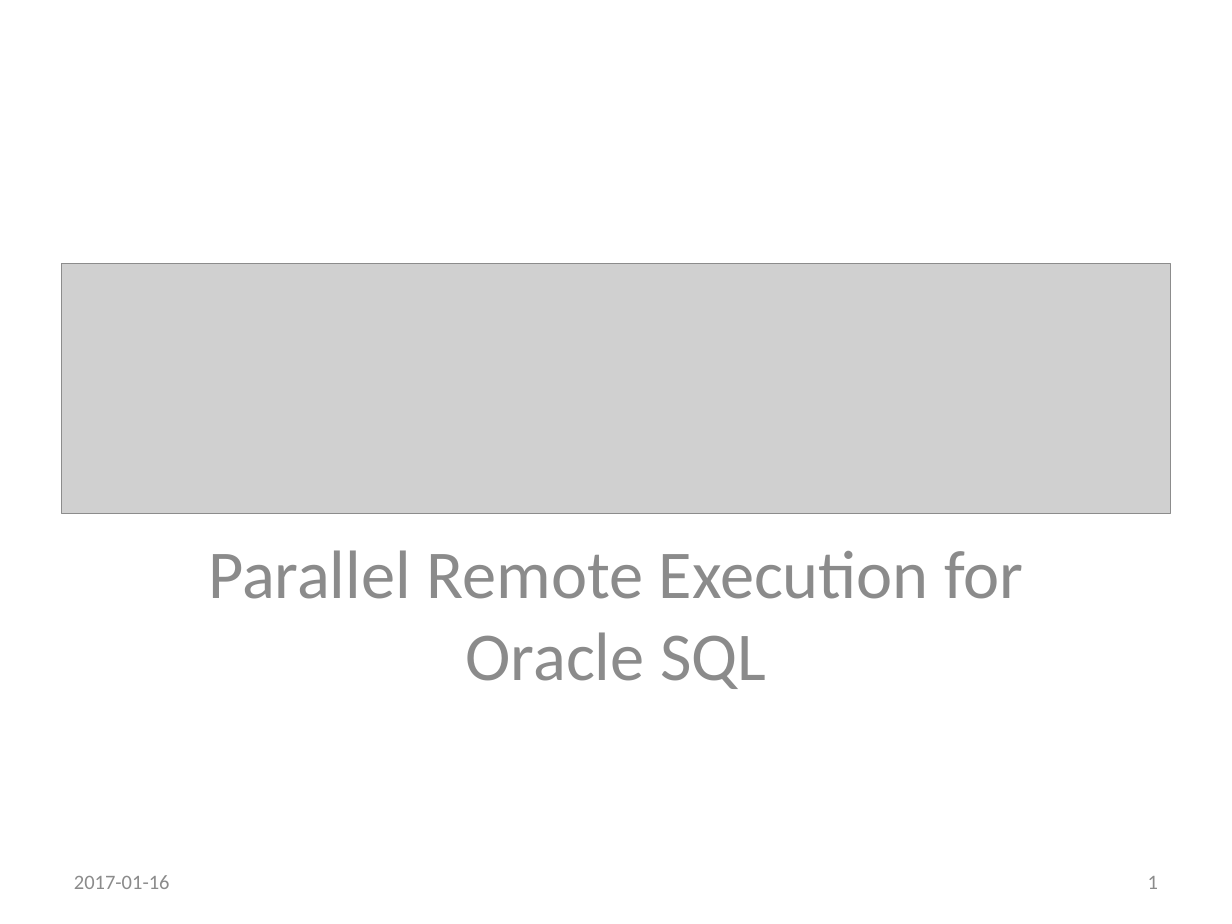
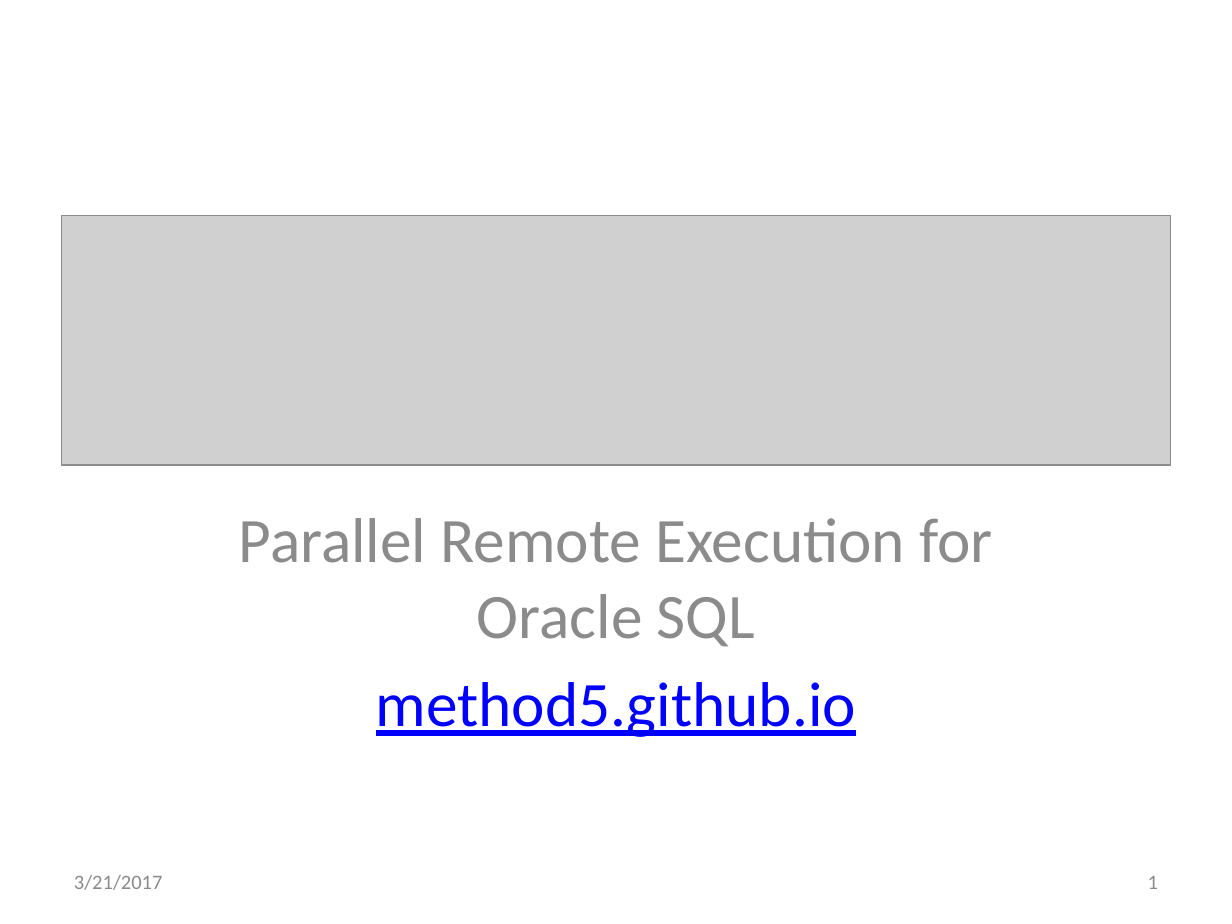
Before and after one commit to method5/method5.github.io, a slide deck: slide 1 of presentations/Method5.pptx. Drawn at 1232x924 pixels with LibreOffice and Linux fonts; fonts in the diff are those of the drawing; grey boxes stand for pictures. Boxes give left, top, right and bottom in pixels: in the first picture for what was removed or moved away, otherwise in the second. Text is boxed around its words. In the diff, an @@ line names an element or a change of style, - is before the commit and + after.

```diff
--- a/presentations/Method5.pptx
+++ b/presentations/Method5.pptx
@@ picture: place and size @@
-picture at bbox=[62, 264, 1170, 514]
+picture at bbox=[62, 216, 1170, 466]
@@ subtitle "Parallel Remote Execution for Oracle ...": place and size @@
-subtitle "Parallel Remote Execution for Oracle ..." at bbox=[208, 550, 1023, 689]
+subtitle "Parallel Remote Execution for Oracle ..." at bbox=[239, 518, 992, 737]
@@ subtitle at bbox=[239, 518, 992, 647]: size 40 to 37 pt in "Parallel Remote Execution for Oracle SQL" @@
@@ subtitle at bbox=[376, 682, 856, 737]: paragraph added @@
+method5.github.io
@@ text at bbox=[74, 875, 163, 890]: text changed @@
-2017-01-16
+3/21/2017
```
Also in this commit, not shown: 15 other slides changed.
